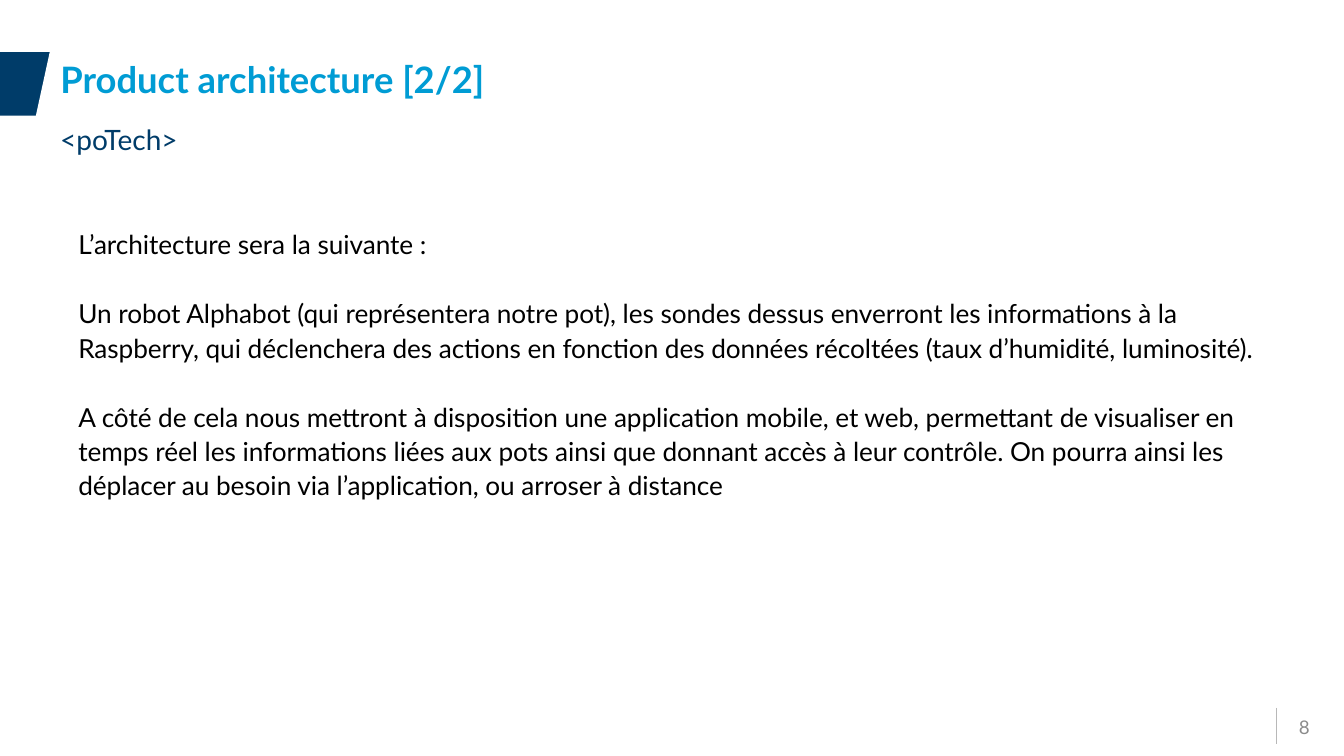
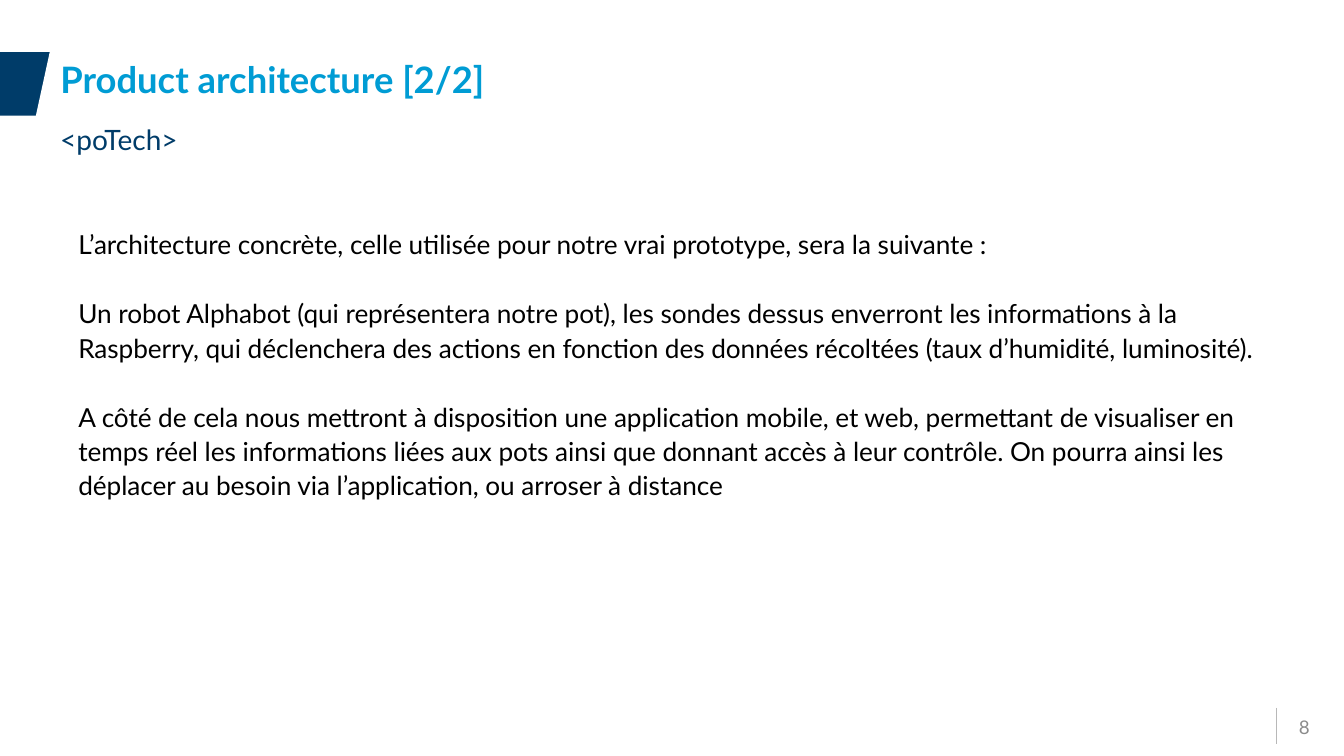
Before and after one commit to HW-Alex/ProjetIotYnov, a slide deck: slide 8 of Projet/Presentation/Presentation_Groupe05.pptx. Drawn at 1344x756 pixels with LibreOffice and Linux fonts; fonts in the diff are those of the drawing; background and template pictures are left out. Boxes give left, top, right and bottom in pixels: in the first picture for what was removed or moved away, otherwise in the second. Text is boxed around its words. In the diff, an @@ line names an element or a change of style, - is before the commit and + after.

```diff
--- a/Projet/Presentation/Presentation_Groupe05.pptx
+++ b/Projet/Presentation/Presentation_Groupe05.pptx
@@ text at bbox=[78, 234, 974, 259]: text changed @@
-L’architecture sera la suivante :
+L’architecture concrète, celle utilisée pour notre vrai prototype, sera la suivante :
```
Also in this commit, not shown: 7 other slides changed, 1 slide added.
